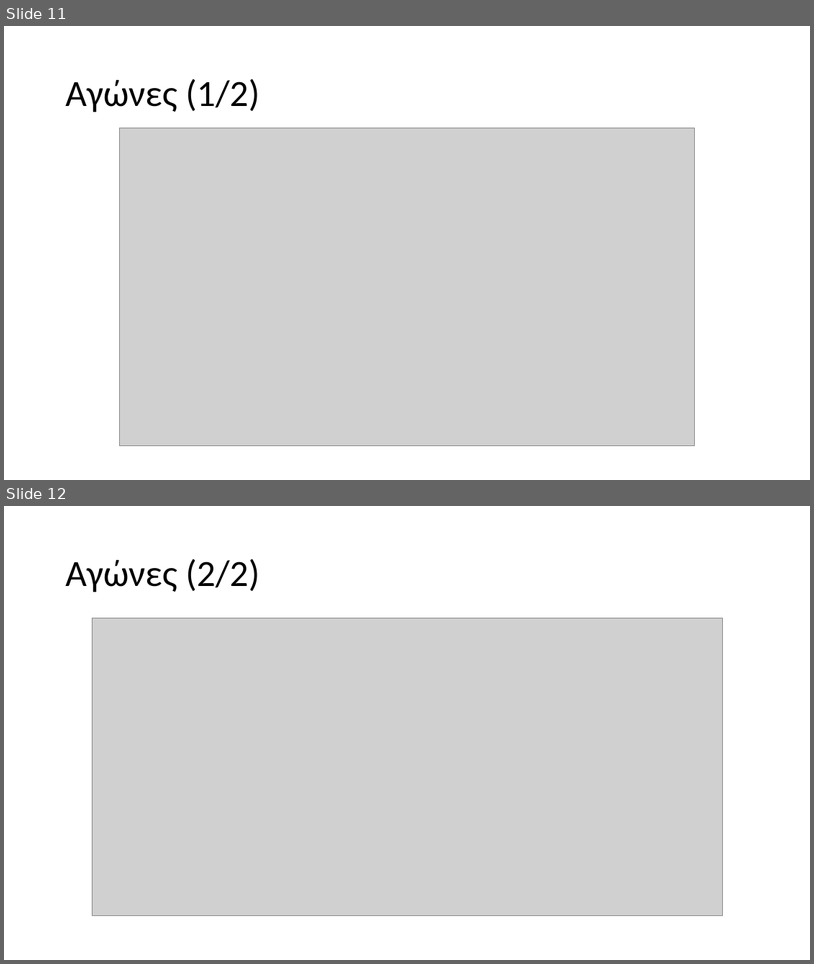
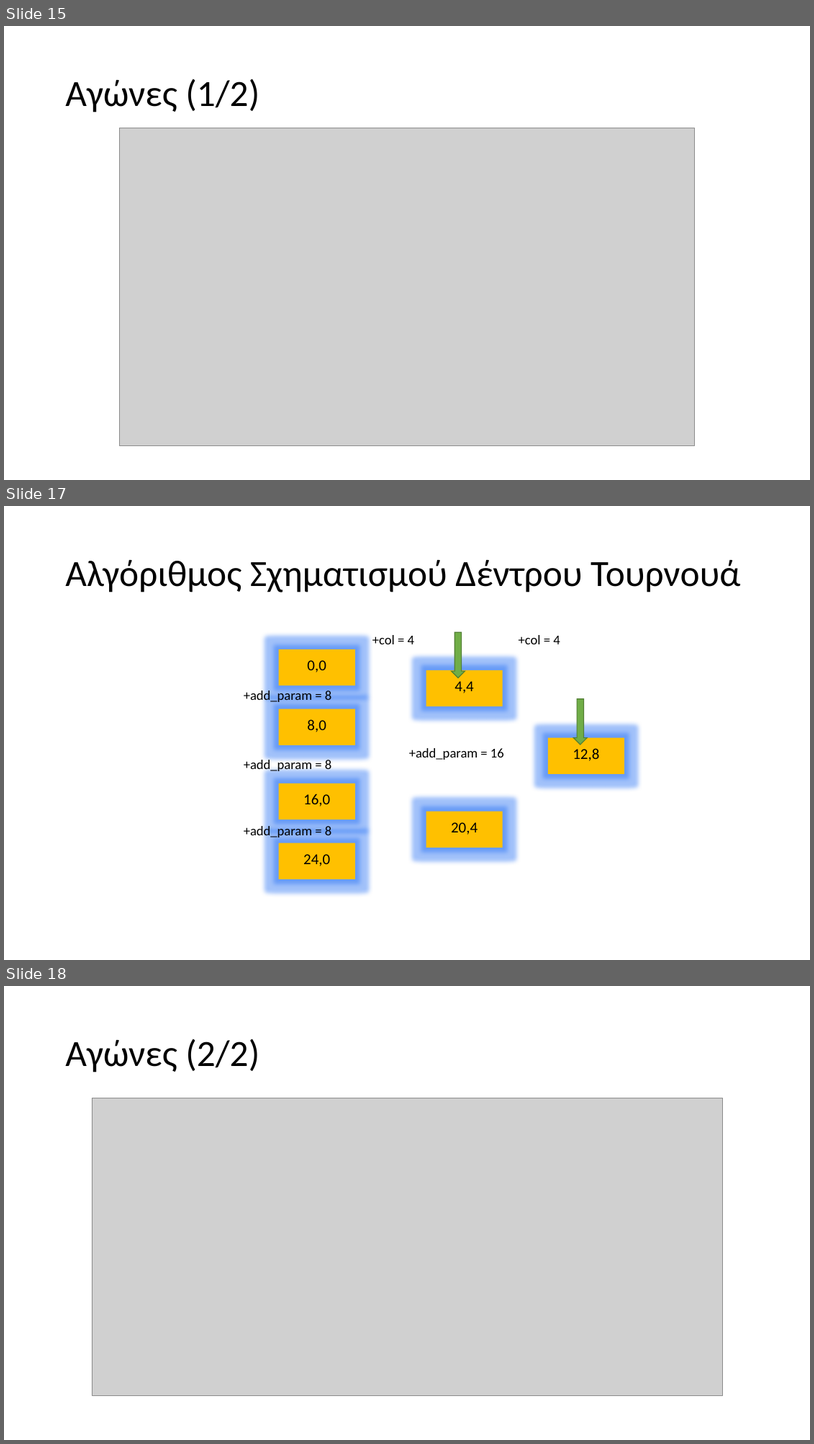
Before and after one commit to Grinabl/plhpro-group3-21-22, a slide deck: ΠΛΗΠΡΟ-ΟΜΑΔΑ03-Australian Open.pptx. Shown one above the other, each under a label of ours: slides 11 and 12 before the commit, slides 15, 17 and 18 after it; the slides between them are not shown. The pictures are 814x964 and 814x1444 pixels, drawn with LibreOffice and Linux fonts; fonts in the diff are those of the drawing; grey boxes stand for pictures. Boxes give left, top, right and bottom in pixels: in the first picture for what was removed or moved away, otherwise in the second. Text is boxed around its words. In the diff, an @@ line names an element or a change of style, - is before the commit and + after.

```diff
--- a/ΠΛΗΠΡΟ-ΟΜΑΔΑ03-Australian Open.pptx
+++ b/ΠΛΗΠΡΟ-ΟΜΑΔΑ03-Australian Open.pptx
@@ slide 17 added at <box>4,506,810,960</box>, background #FFFFFF @@
@@ title added at <box>65,560,741,592</box>, 44 pt, text #000000 @@
+Αλγόριθμος Σχηματισμού Δέντρου Τουρνουά
@@ group added at <box>244,633,625,879</box>: 13 texts, 7 rectangles, 2 down arrows @@
+0,0
+8,0
+16,0
+24,0
+4,4
+20,4
+12,8
++add_param = 8
++add_param = 8
++add_param = 8
++col = 4
++col = 4
++add_param = 16
@@ what was slide 11 is now slide 15 @@
@@ what was slide 12 is now slide 18 @@
```
Also in this commit, not shown: 2 slides changed, 8 other slides added, 1 slide removed.
